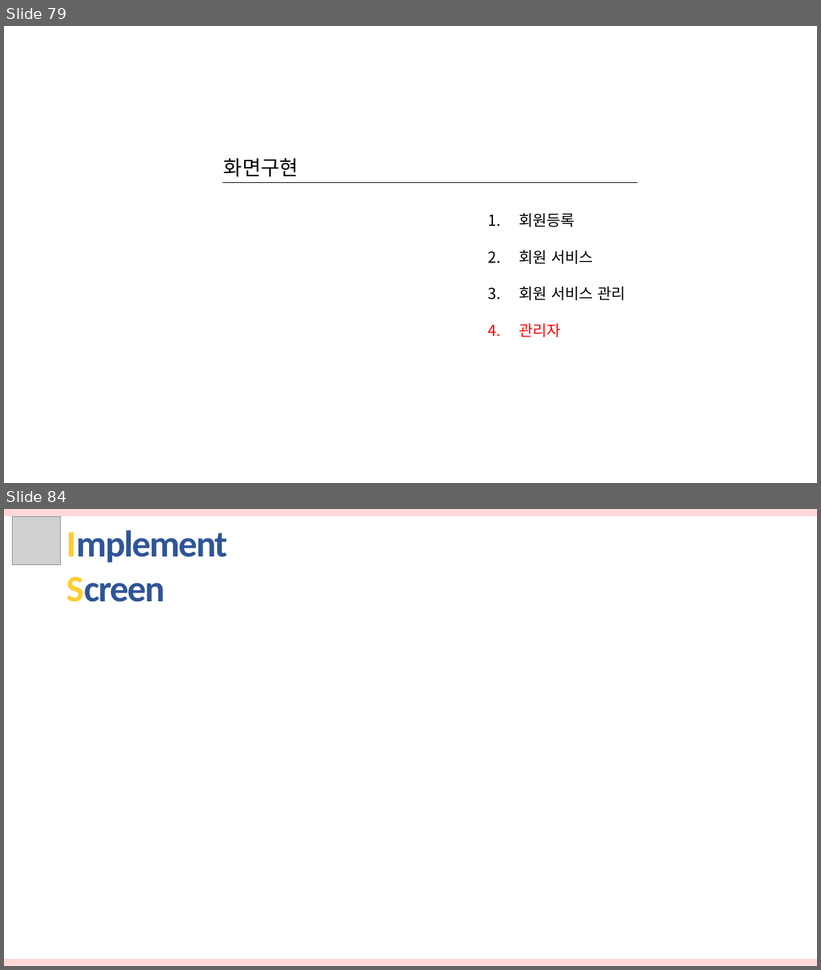
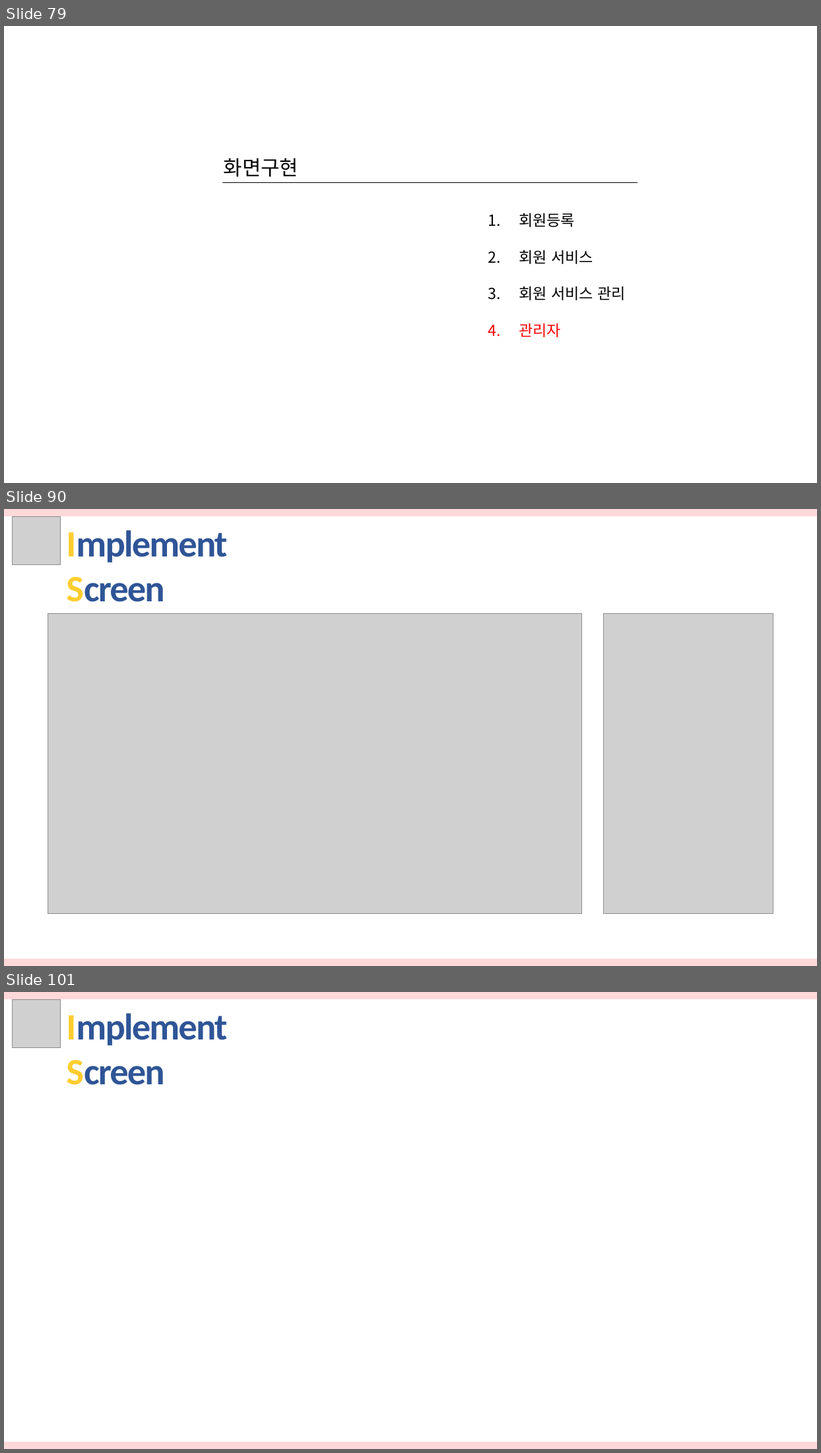
Before and after one commit to hhsw07/ezen-academy-projects, a slide deck: 발표자료/3차/반려동물관리서비스.pptx. Shown one above the other, each under a label of ours: slides 79 and 84 before the commit, slides 79, 90 and 101 after it; the slides between them are not shown. The pictures are 821x970 and 821x1453 pixels, drawn with LibreOffice and Linux fonts; fonts in the diff are those of the drawing; grey boxes stand for pictures. Boxes give left, top, right and bottom in pixels: in the first picture for what was removed or moved away, otherwise in the second. Text is boxed around its words. In the diff, an @@ line names an element or a change of style, - is before the commit and + after.

```diff
--- a/발표자료/3차/반려동물관리서비스.pptx
+++ b/발표자료/3차/반려동물관리서비스.pptx
@@ slide 90 added at bbox=[4, 509, 817, 966], background #FFFFFF @@
@@ rectangle added at bbox=[4, 509, 817, 516], fill #FFD8D9 @@
@@ picture added at bbox=[13, 517, 61, 565] @@
@@ text added at bbox=[66, 530, 227, 602], 44 pt, text #2F5597, bold @@
+Implement Screen
@@ picture added at bbox=[48, 614, 582, 914] @@
@@ picture added at bbox=[604, 614, 773, 914] @@
@@ rectangle added at bbox=[4, 959, 817, 966], fill #FFD8D9 @@
@@ what was slide 84 is now slide 101 @@
```
Also in this commit, not shown: 16 other slides added.
